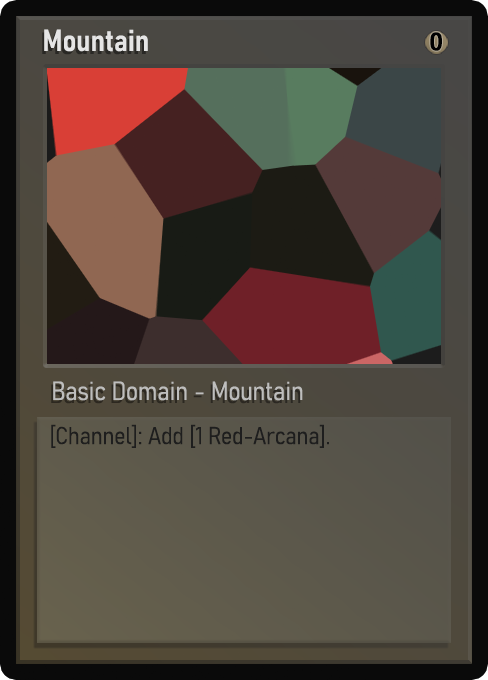
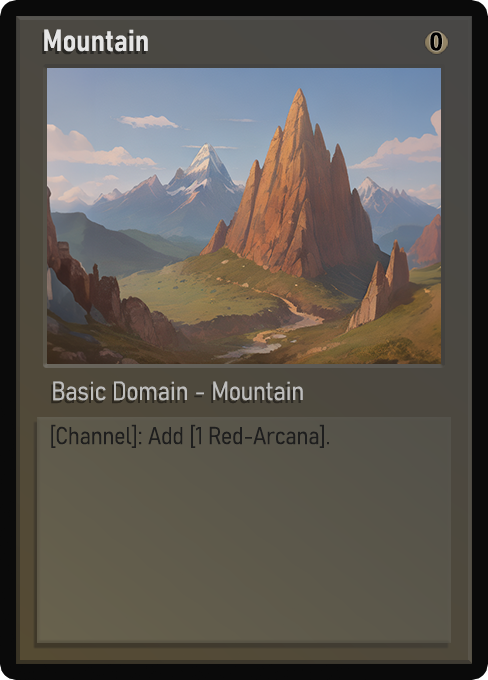
Two versions of the same layered image (w=488, h=680). Layer-by-layer changes:
painted on "Name" over [64, 35, 126, 52]
painted on "Class" over [53, 381, 303, 401]
painted on "Desc_norm" over [58, 428, 319, 445]
painted on "Artwork" over [47, 68, 441, 364]
